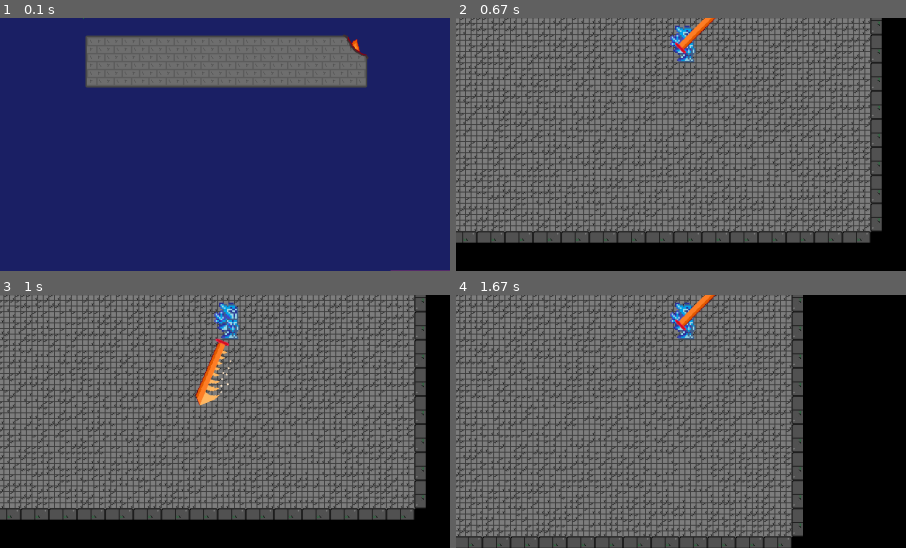
Above: before the commit, frames 1-4 (two rows, left to right).
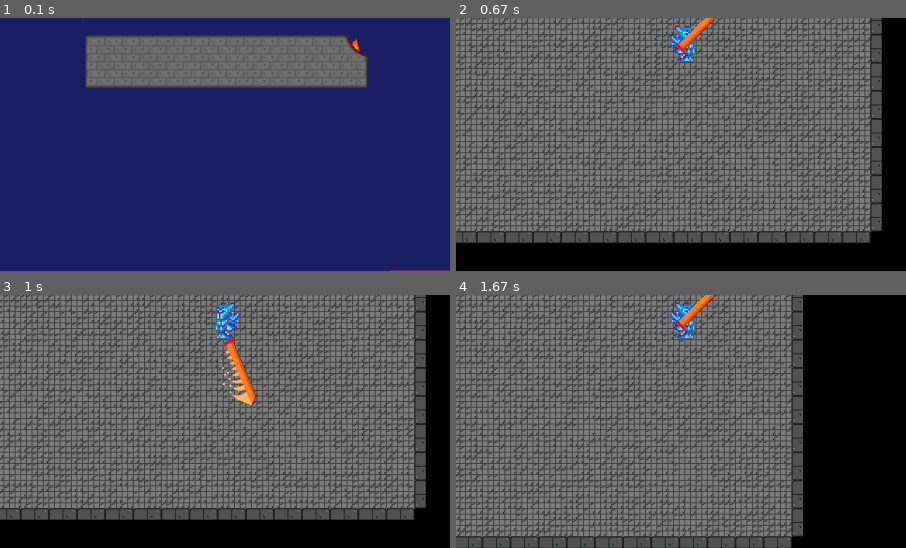
Above: after the commit, the same moments.

Repository: MayorThunder/pygame
Game: pygame game, started from PygameProject.py
Same seed, same stepped clock (60 frames per second), same inputs: the game is played once before the commit and once after it.
Inputs (mouse positions are % of the whole screen's width and height, from its top left):
- Up to frame 1 (0.1 s): no input
- Up to frame 2 (0.67 s): click (50, 39) at 0.38 s
- Up to frame 3 (1 s): click (46, 55) at 0.72 s
- Up to frame 4 (1.67 s): hold D 1-1.47 s; move the mouse to (82, 47) at 1.03 s; hold W from 1.5 s (still down)
The pictures show only the part of the screen within x 25-75%, y 45-95%; the shares and areas given below are measured in that part.

Frames 1-2 are identical in both runs. In frame 3, 2.1% of the frame differs, in the area x 43-58%, y 3-44%; in frame 4, nothing differs.

Commit message:
29 февраля последний коммит

Diff:
--- a/PygameProject.py
+++ b/PygameProject.py
@@ -218,12 +218,20 @@
             self.wall_collidable_sprite.rect.x += (classes[cur_class]["speed"] / fps) * x
         if ret[1]:
             self.wall_collidable_sprite.rect.y += (classes[cur_class]["speed"] / fps) * y
-        if self.turn and x > 0:
-            self.turn = not self.turn
-            self.image = sprite_images['player'][self.cl][0]
-        elif not self.turn and x < 0:
-            self.turn = not self.turn
-            self.image = sprite_images['player'][self.cl][1]
+        if weapon.ans_attacking():
+            if pygame.mouse.get_pos()[0] > self.rect.x and self.turn:
+                self.turn = not self.turn
+                self.image = sprite_images['player'][self.cl][0]
+            elif pygame.mouse.get_pos()[0] < self.rect.x and not self.turn:
+                self.turn = not self.turn
+                self.image = sprite_images['player'][self.cl][1]
+        else:
+            if self.turn and x > 0:
+                self.turn = not self.turn
+                self.image = sprite_images['player'][self.cl][0]
+            elif not self.turn and x < 0:
+                self.turn = not self.turn
+                self.image = sprite_images['player'][self.cl][1]
         weapon.apply(self.rect.x, self.rect.y, self.turn)
 
     def on_col(self, x, y):
@@ -287,7 +295,6 @@
         if not self.timer:
             self.cur_hp -= amount
             self.timer += time
-            print(self.cur_hp, self.timer)
 
 
 def generate_level(n):
@@ -399,6 +406,9 @@
             self.image = sprite_images["war_weapons"][self.position][self.weapon][1 if self.side else 0]
             self.is_attacking = True
 
+    def ans_attacking(self):
+        return self.is_attacking
+
 
 def terminate():
     pygame.quit()
